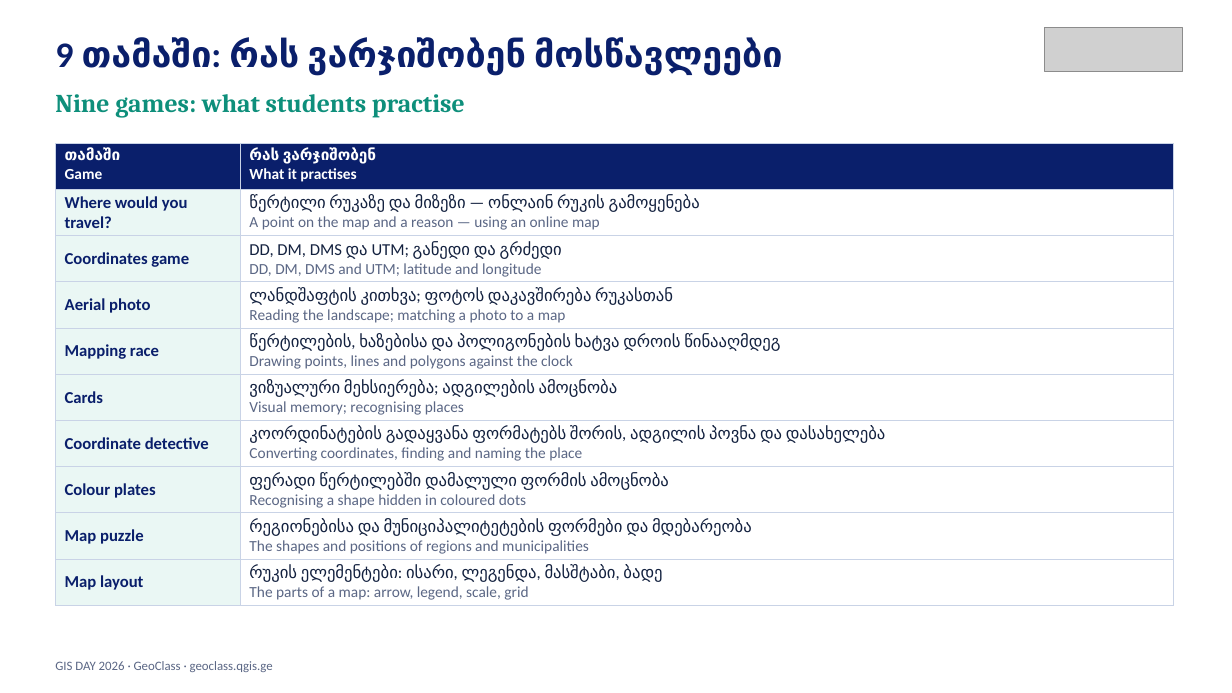
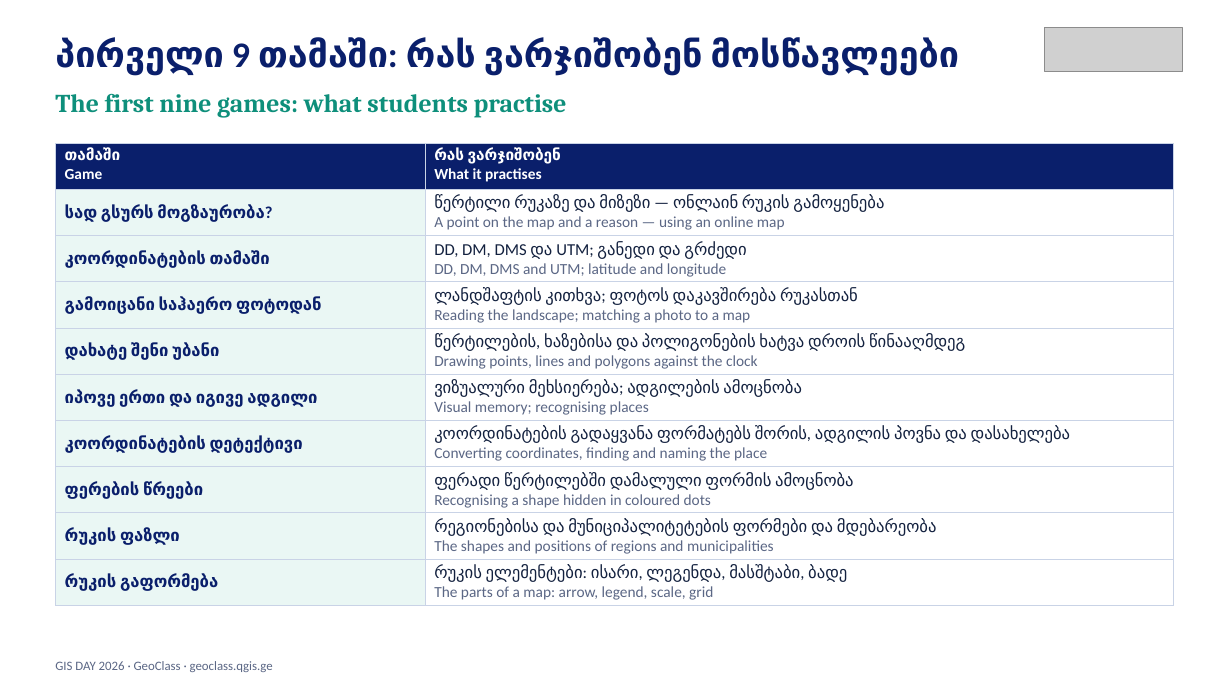
Before and after one commit to GIS-Edu-Georgia/gis-day, a slide deck: slide 4 of downloads/GIS_DAY_GEOCLASS.pptx. Drawn at 1232x693 pixels with LibreOffice and Linux fonts; fonts in the diff are those of the drawing; grey boxes stand for pictures. Boxes give left, top, right and bottom in pixels: in the first picture for what was removed or moved away, otherwise in the second. Text is boxed around its words. In the diff, an @@ line names an element or a change of style, - is before the commit and + after.

```diff
--- a/downloads/GIS_DAY_GEOCLASS.pptx
+++ b/downloads/GIS_DAY_GEOCLASS.pptx
@@ text at [55, 38, 960, 75]: text changed @@
-9 თამაში: რას ვარჯიშობენ მოსწავლეები
+პირველი 9 თამაში: რას ვარჯიშობენ მოსწავლეები
@@ text at [55, 93, 567, 117]: text changed @@
-Nine games: what students practise
+The first nine games: what students practise
@@ table at [55, 143, 1174, 604] @@
-row 2, column 1: Where would you travel?
+row 2, column 1: სად გსურს მოგზაურობა?
-row 3, column 1: Coordinates game
+row 3, column 1: კოორდინატების თამაში
-row 4, column 1: Aerial photo
+row 4, column 1: გამოიცანი საჰაერო ფოტოდან
-row 5, column 1: Mapping race
+row 5, column 1: დახატე შენი უბანი
-row 6, column 1: Cards
+row 6, column 1: იპოვე ერთი და იგივე ადგილი
-row 7, column 1: Coordinate detective
+row 7, column 1: კოორდინატების დეტექტივი
-row 8, column 1: Colour plates
+row 8, column 1: ფერების წრეები
-row 9, column 1: Map puzzle
+row 9, column 1: რუკის ფაზლი
-row 10, column 1: Map layout
+row 10, column 1: რუკის გაფორმება
```
Also in this commit, not shown: 3 other slides changed, 4 slides added, 1 slide removed, 12 other files.
